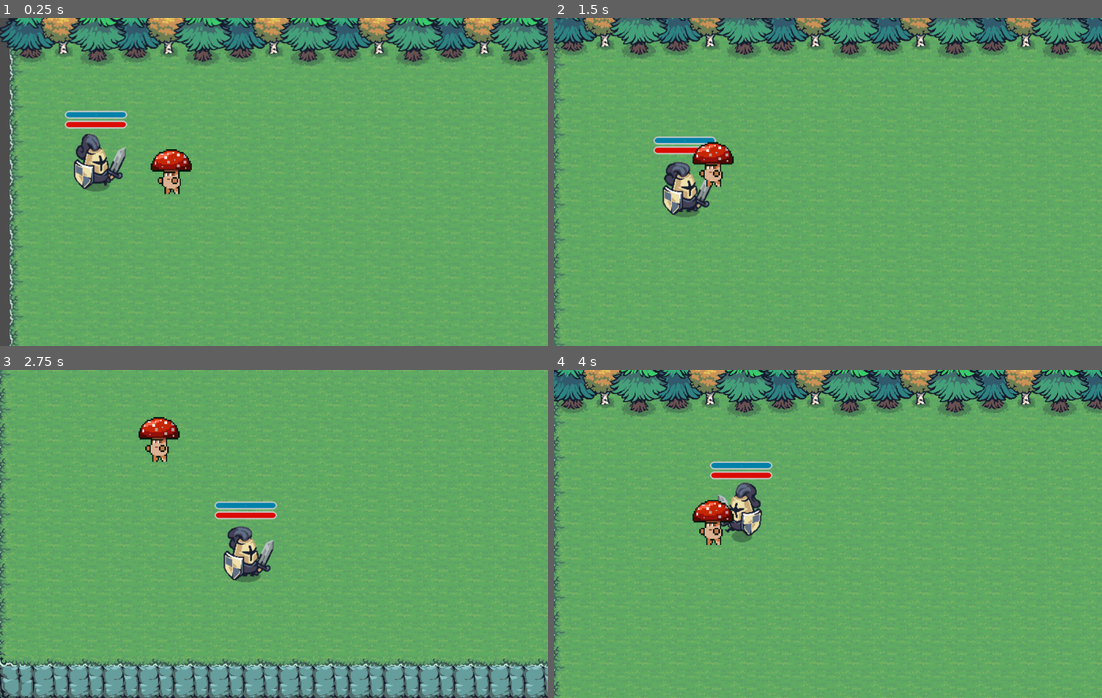
Above: before the commit, frames 1-4 (two rows, left to right).
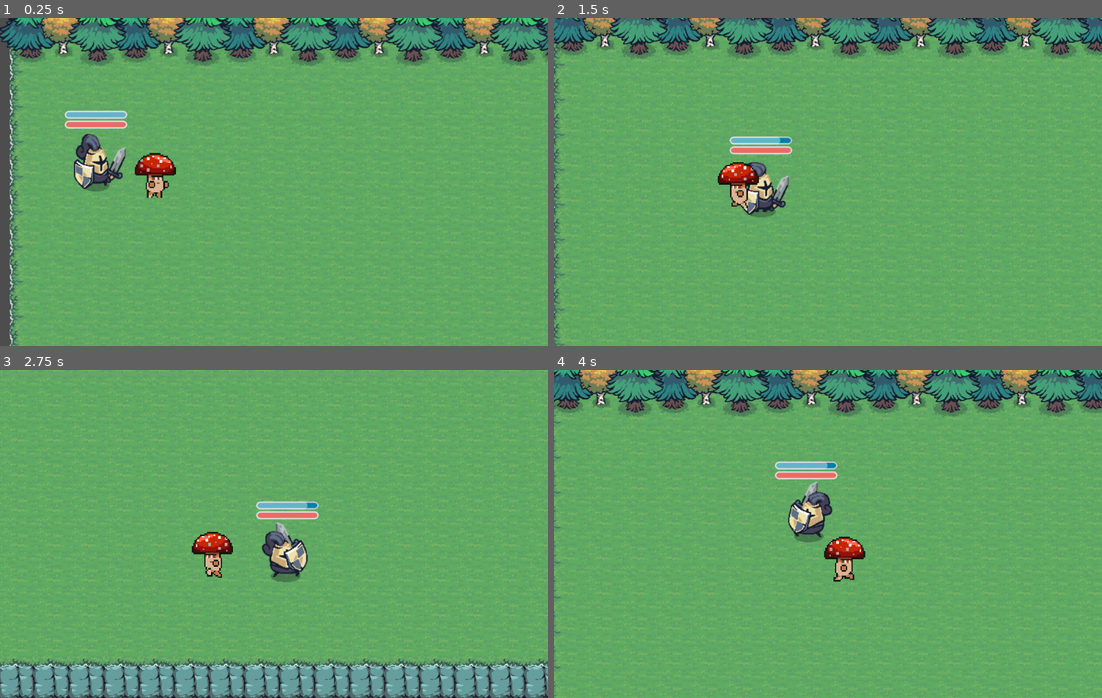
Above: after the commit, the same moments.

Repository: MirkoDiosquez/VideojuegosTP2-Diosquez
Game: Godot game, scene res://node_2d.tscn
The game is run twice, just before and just after one commit, with the same random seed, the same clock (stepped at 60 frames per second) and the same inputs.
Inputs:
- Up to frame 1 (0.25 s): no input
- Up to frame 2 (1.5 s): hold D (move_right) 0.53-1.28 s; hold O (block, bound only after the commit) 0.53-1.28 s; tap P (attack) at 0.6 s; hold S (move_down) from 1.28 s (still down); tap O (block, bound only after the commit) at 1.35 s
- Up to frame 3 (2.75 s): tap P (attack) at 1.55, 2.1 s; release S (move_down) at 2.03 s; hold D (move_right) from 2.03 s (still down); hold O (block, bound only after the commit) from 2.03 s (still down)
- Up to frame 4 (4 s): release D (move_right) at 2.78 s; release O (block, bound only after the commit) at 2.78 s; hold W (move_up) 2.78-3.53 s; tap O (block, bound only after the commit) at 2.85 s; tap P (attack) at 3.05, 3.6 s; hold A (move_left) from 3.53 s (still down); hold O (block, bound only after the commit) from 3.53 s (still down)

The runs differ from the first frame. In frame 1, 1.4% of the frame differs, in the area x 11-35%, y 28-55%; in frame 2, 4.2%; in frame 3, 6.6%; in frame 4, 11%, in the area x 0-100%, y 0-100%.

Commit message:
Subo los cambios hechos en casa

Diff:
--- a/beatem-up-db/boss.tscn
+++ b/beatem-up-db/boss.tscn
@@ -383,7 +383,7 @@
 }],
 "loop": true,
 "name": &"boss_attack1",
-"speed": 10.0
+"speed": 8.0
 }, {
 "frames": [{
 "duration": 1.0,
@@ -609,18 +609,15 @@
 [node name="boss" type="CharacterBody2D" unique_id=719855490]
 
 [node name="CollisionShape2D" type="CollisionShape2D" parent="." unique_id=1477948202]
-visible = false
 position = Vector2(0, 11)
 shape = SubResource("CapsuleShape2D_o1i15")
 
 [node name="AnimatedSprite2D" type="AnimatedSprite2D" parent="." unique_id=820736886]
 sprite_frames = SubResource("SpriteFrames_03wqa")
 animation = &"boss_attack1"
-frame = 8
-frame_progress = 0.025110014
+frame_progress = 0.5027233
 
 [node name="DamageZone" type="Area2D" parent="." unique_id=877895226]
-visible = false
 
 [node name="CollisionShape2D" type="CollisionShape2D" parent="DamageZone" unique_id=1857985057]
 position = Vector2(0, 13)
@@ -628,9 +625,8 @@
 debug_color = Color(0.7994889, 0.0005032551, 0.8002039, 0.41960785)
 
 [node name="AttackZone" type="Area2D" parent="." unique_id=1749137718]
-visible = false
+position = Vector2(49, 8)
 
 [node name="CollisionShape2D" type="CollisionShape2D" parent="AttackZone" unique_id=1777210820]
-position = Vector2(49, 8)
 shape = SubResource("CapsuleShape2D_kvofc")
 debug_color = Color(0.99215686, 0, 0, 0.41960785)
--- /dev/null
+++ b/beatem-up-db/enemigo_lvl_1.gd
@@ -0,0 +1,150 @@
+extends CharacterBody2D
+
+@onready var anim = $AnimatedSprite2D
+@onready var sight_area = $DetectionArea
+@onready var attack_area = $AttackZone
+@onready var attack_cooldown = $Cooldown
+
+const SPEED = 180.0
+const PATROL_SPEED = 90.0
+const MAX_HEALTH = 25
+const ATTACK_DAMAGE = 10
+const ATTACK_DISTANCE = 40
+
+var current_health = MAX_HEALTH
+var player = null
+var in_sight = false
+var in_range = false
+var is_attacking = false
+var is_hit = false
+var is_dead = false
+var can_attack = true
+var patrol_direction = Vector2.RIGHT
+var patrol_timer = 0.0
+var last_direction_x = 1.0
+
+const PATROL_CHANGE_TIME = 2.0
+
+func _ready() -> void:
+	attack_cooldown.timeout.connect(_on_attack_cooldown_timeout)
+	patrol_direction = [Vector2.RIGHT, Vector2.LEFT, Vector2.UP, Vector2.DOWN].pick_random()
+
+	sight_area.body_entered.connect(_on_sight_area_body_entered)
+	sight_area.body_exited.connect(_on_sight_area_body_exited)
+
+	attack_area.body_entered.connect(_on_attack_area_body_entered)
+	attack_area.body_exited.connect(_on_attack_area_body_exited)
+
+	anim.animation_finished.connect(_on_animation_finished)
+
+func _physics_process(delta: float) -> void:
+	if is_dead or is_attacking or is_hit:
+		return
+
+	position.x = clamp(position.x, 15, 10000000)
+	position.y = clamp(position.y, 110, 670)
+
+	if in_sight and player != null:
+		if in_range and can_attack:
+			_attack()
+		else:
+			_follow()
+	else:
+		_patrol(delta)
+
+	move_and_slide()
+
+func _follow() -> void:
+	var direction = (player.global_position - global_position).normalized()
+	var dist = global_position.distance_to(player.global_position)
+
+	if dist < ATTACK_DISTANCE:
+		velocity = Vector2.ZERO
+	else:
+		velocity = direction * SPEED
+
+	if direction.x != 0:
+		last_direction_x = sign(direction.x)
+
+	anim.flip_h = last_direction_x < 0
+	attack_area.position.x = abs(attack_area.position.x) * last_direction_x
+
+	anim.play("enemy_run")
+
+func _patrol(delta: float) -> void:
+	patrol_timer += delta
+
+	if patrol_timer >= PATROL_CHANGE_TIME:
+		patrol_timer = 0.0
+		patrol_direction = [Vector2.RIGHT, Vector2.LEFT, Vector2.UP, Vector2.DOWN].pick_random()
+
+	velocity = patrol_direction * PATROL_SPEED
+
+	if patrol_direction.x != 0:
+		last_direction_x = sign(patrol_direction.x)
+
+	anim.flip_h = last_direction_x < 0
+	attack_area.position.x = abs(attack_area.position.x) * last_direction_x
+
+	anim.play("enemy_run")
+
+func _attack() -> void:
+	is_attacking = true
+	can_attack = false
+	velocity = Vector2.ZERO
+	anim.flip_h = last_direction_x < 0
+
+	anim.play("enemy_attack")
+	attack_cooldown.start()
+
+func take_damage(amount: int) -> void:
+	if is_dead:
+		return
+
+	current_health -= amount
+	current_health = max(current_health, 0)
+
+	if current_health <= 0:
+		_die()
+	else:
+		is_hit = true
+		velocity = Vector2.ZERO
+		anim.play("enemy_hited")
+
+func _die() -> void:
+	is_dead = true
+	velocity = Vector2.ZERO
+	anim.play("enemy_dead")
+
+func _on_animation_finished() -> void:
+	if anim.animation == "enemy_attack":
+		is_attacking = false
+		if player != null:
+			player.take_damage(ATTACK_DAMAGE)
+
+	elif anim.animation == "enemy_hited":
+		is_hit = false
+
+	elif anim.animation == "enemy_dead":
+		queue_free()
+
+func _on_sight_area_body_entered(body: Node) -> void:
+	if body is CharacterBody2D and body.has_method("take_damage"):
+		player = body
+		in_sight = true
+
+func _on_sight_area_body_exited(body: Node) -> void:
+	if body is CharacterBody2D and body.has_method("take_damage"):
+		player = null
+		in_sight = false
+
+func _on_attack_area_body_entered(body: Node) -> void:
+	if body is CharacterBody2D and body.has_method("take_damage"):
+		in_range = true
+
+func _on_attack_area_body_exited(body: Node) -> void:
+	if body is CharacterBody2D and body.has_method("take_damage"):
+		in_range = false
+
+func _on_attack_cooldown_timeout() -> void:
+	can_attack = true
--- a/beatem-up-db/enemigo_lvl_1.tscn
+++ b/beatem-up-db/enemigo_lvl_1.tscn
@@ -1,8 +1,10 @@
 [gd_scene format=3 uid="uid://bnujildrdsr2b"]
 
 [ext_resource type="Texture2D" uid="uid://c3w486mfd8jqr" path="res://Assets/Forest_Monsters_FREE/Mushroom/Mushroom with VFX/Mushroom-Attack.png" id="1_ovvfi"]
+[ext_resource type="Script" uid="uid://d3wbx0kurhlot" path="res://enemigo_lvl_1.gd" id="1_v7y0v"]
 [ext_resource type="Texture2D" uid="uid://kmdebjjrfow6" path="res://Assets/Forest_Monsters_FREE/Mushroom/Mushroom with VFX/Mushroom-Hit.png" id="2_o8768"]
 [ext_resource type="Texture2D" uid="uid://b7wkevl136g4x" path="res://Assets/Forest_Monsters_FREE/Mushroom/Mushroom with VFX/Mushroom-Idle.png" id="2_ovvfi"]
+[ext_resource type="Texture2D" uid="uid://bsysrqt703eeg" path="res://Assets/Forest_Monsters_FREE/Mushroom/Mushroom with VFX/Mushroom-Die.png" id="3_qq0wy"]
 [ext_resource type="Texture2D" uid="uid://dt0ngo8e8ebp5" path="res://Assets/Forest_Monsters_FREE/Mushroom/Mushroom with VFX/Mushroom-Run.png" id="4_v7y0v"]
 
 [sub_resource type="CapsuleShape2D" id="CapsuleShape2D_qq0wy"]
@@ -49,6 +51,66 @@
 atlas = ExtResource("1_ovvfi")
 region = Rect2(720, 0, 80, 64)
 
+[sub_resource type="AtlasTexture" id="AtlasTexture_qn5u5"]
+atlas = ExtResource("3_qq0wy")
+region = Rect2(0, 0, 80, 64)
+
+[sub_resource type="AtlasTexture" id="AtlasTexture_fcosi"]
+atlas = ExtResource("3_qq0wy")
+region = Rect2(80, 0, 80, 64)
+
+[sub_resource type="AtlasTexture" id="AtlasTexture_5qmck"]
+atlas = ExtResource("3_qq0wy")
+region = Rect2(160, 0, 80, 64)
+
+[sub_resource type="AtlasTexture" id="AtlasTexture_s6oqr"]
+atlas = ExtResource("3_qq0wy")
+region = Rect2(240, 0, 80, 64)
+
+[sub_resource type="AtlasTexture" id="AtlasTexture_23ovm"]
+atlas = ExtResource("3_qq0wy")
+region = Rect2(320, 0, 80, 64)
+
+[sub_resource type="AtlasTexture" id="AtlasTexture_aownm"]
+atlas = ExtResource("3_qq0wy")
+region = Rect2(400, 0, 80, 64)
+
+[sub_resource type="AtlasTexture" id="AtlasTexture_ipjkj"]
+atlas = ExtResource("3_qq0wy")
+region = Rect2(480, 0, 80, 64)
+
+[sub_resource type="AtlasTexture" id="AtlasTexture_g3p4e"]
+atlas = ExtResource("3_qq0wy")
+region = Rect2(560, 0, 80, 64)
+
+[sub_resource type="AtlasTexture" id="AtlasTexture_hey7s"]
+atlas = ExtResource("3_qq0wy")
+region = Rect2(640, 0, 80, 64)
+
+[sub_resource type="AtlasTexture" id="AtlasTexture_54om1"]
+atlas = ExtResource("3_qq0wy")
+region = Rect2(720, 0, 80, 64)
+
+[sub_resource type="AtlasTexture" id="AtlasTexture_lae6e"]
+atlas = ExtResource("3_qq0wy")
+region = Rect2(800, 0, 80, 64)
+
+[sub_resource type="AtlasTexture" id="AtlasTexture_yvj8e"]
+atlas = ExtResource("3_qq0wy")
+region = Rect2(880, 0, 80, 64)
+
+[sub_resource type="AtlasTexture" id="AtlasTexture_2hxbg"]
+atlas = ExtResource("3_qq0wy")
+region = Rect2(960, 0, 80, 64)
+
+[sub_resource type="AtlasTexture" id="AtlasTexture_anhx6"]
+atlas = ExtResource("3_qq0wy")
+region = Rect2(1040, 0, 80, 64)
+
+[sub_resource type="AtlasTexture" id="AtlasTexture_0hy5c"]
+atlas = ExtResource("3_qq0wy")
+region = Rect2(1120, 0, 80, 64)
+
 [sub_resource type="AtlasTexture" id="AtlasTexture_y0xqc"]
 atlas = ExtResource("2_o8768")
 region = Rect2(0, 0, 80, 64)
@@ -162,8 +224,58 @@
 "duration": 1.0,
 "texture": SubResource("AtlasTexture_kgwtg")
 }],
-"loop": true,
-"name": &"enemy_atack",
+"loop": false,
+"name": &"enemy_attack",
+"speed": 15.0
+}, {
+"frames": [{
+"duration": 1.0,
+"texture": SubResource("AtlasTexture_qn5u5")
+}, {
+"duration": 1.0,
+"texture": SubResource("AtlasTexture_fcosi")
+}, {
+"duration": 1.0,
+"texture": SubResource("AtlasTexture_5qmck")
+}, {
+"duration": 1.0,
+"texture": SubResource("AtlasTexture_s6oqr")
+}, {
+"duration": 1.0,
+"texture": SubResource("AtlasTexture_23ovm")
+}, {
+"duration": 1.0,
+"texture": SubResource("AtlasTexture_aownm")
+}, {
+"duration": 1.0,
+"texture": SubResource("AtlasTexture_ipjkj")
+}, {
+"duration": 1.0,
+"texture": SubResource("AtlasTexture_g3p4e")
+}, {
+"duration": 1.0,
+"texture": SubResource("AtlasTexture_hey7s")
+}, {
+"duration": 1.0,
+"texture": SubResource("AtlasTexture_54om1")
+}, {
+"duration": 1.0,
+"texture": SubResource("AtlasTexture_lae6e")
+}, {
+"duration": 1.0,
+"texture": SubResource("AtlasTexture_yvj8e")
+}, {
+"duration": 1.0,
+"texture": SubResource("AtlasTexture_2hxbg")
+}, {
+"duration": 1.0,
+"texture": SubResource("AtlasTexture_anhx6")
+}, {
+"duration": 1.0,
+"texture": SubResource("AtlasTexture_0hy5c")
+}],
+"loop": false,
+"name": &"enemy_dead",
 "speed": 10.0
 }, {
 "frames": [{
@@ -182,7 +294,7 @@
 "duration": 1.0,
 "texture": SubResource("AtlasTexture_fl57n")
 }],
-"loop": true,
+"loop": false,
 "name": &"enemy_hited",
 "speed": 10.0
 }, {
@@ -250,18 +362,25 @@
 radius = 19.0
 height = 50.0
 
+[sub_resource type="CircleShape2D" id="CircleShape2D_ovvfi"]
+radius = 136.0588
+
 [node name="enemigoLvl1" type="CharacterBody2D" unique_id=141286209]
+collision_layer = 2
+collision_mask = 0
+script = ExtResource("1_v7y0v")
 
 [node name="CollisionShape2D" type="CollisionShape2D" parent="." unique_id=1303486032]
-position = Vector2(-0.5, 43)
+position = Vector2(0, 43)
 shape = SubResource("CapsuleShape2D_qq0wy")
 
 [node name="AnimatedSprite2D" type="AnimatedSprite2D" parent="." unique_id=190727425]
 texture_filter = 1
 scale = Vector2(2.5, 2.55)
 sprite_frames = SubResource("SpriteFrames_tu8i2")
-animation = &"enemy_atack"
-frame_progress = 0.6582459
+animation = &"enemy_attack"
+frame = 9
+frame_progress = 1.0
 
 [node name="DamageZone" type="Area2D" parent="." unique_id=169573935]
 
@@ -271,8 +390,21 @@
 debug_color = Color(0.7994889, 0.0005032551, 0.8002039, 0.41960785)
 
 [node name="AttackZone" type="Area2D" parent="." unique_id=567552894]
+position = Vector2(69, 56)
+collision_layer = 8
 
 [node name="CollisionShape2D" type="CollisionShape2D" parent="AttackZone" unique_id=1742868257]
-position = Vector2(-69, 56)
 shape = SubResource("CapsuleShape2D_fcosi")
 debug_color = Color(0.99215686, 0, 0, 0.41960785)
+
+[node name="DetectionArea" type="Area2D" parent="." unique_id=511399572]
+position = Vector2(0, 47)
+collision_layer = 8
+
+[node name="CollisionShape2D" type="CollisionShape2D" parent="DetectionArea" unique_id=998769969]
+shape = SubResource("CircleShape2D_ovvfi")
+debug_color = Color(0.9081127, 0.98069185, 0.99999994, 0.41960785)
+
+[node name="Cooldown" type="Timer" parent="." unique_id=630488593]
+wait_time = 10.0
+one_shot = true
--- a/beatem-up-db/player.gd
+++ b/beatem-up-db/player.gd
@@ -1,14 +1,35 @@
 extends CharacterBody2D
+
 @onready var anim = $AnimatedSprite2D
 @onready var Cooldown = $Cooldown
 @onready var attack_zone = $AttackZone
+@onready var health_bar = $HealthBar
+@onready var shield_bar = $ShieldBar
+@onready var shield_regen_time = $ShieldRegenTime
+
+const maxHealth = 100
+const maxShield = 100
+const regenShield = 1
+const shieldDamageMulti = 2
+const SPEED = 300.0
+
+var currentHealth = maxHealth
+var currentShield = maxShield
+var is_defending = false
 var is_attacking = false
 var can_attack = true
 var aim = Vector2.RIGHT
-const SPEED = 300.0
+var enemies_in_range = []
+
 
 func _ready() -> void:
+	attack_zone.body_entered.connect(_on_attack_zone_body_entered)
+	attack_zone.body_exited.connect(_on_attack_zone_body_exited)
 	anim.animation_finished.connect(_on_animation_finished)
+	health_bar.max_value = maxHealth
+	health_bar.value = currentHealth
+	shield_bar.max_value = maxShield
+	shield_bar.value = currentShield
 
 func _physics_process(delta: float) -> void:
 	var direction = Vector2.ZERO
@@ -18,9 +39,9 @@
 
 	velocity = direction * SPEED
 	move_and_slide()
+
 	position.x = clamp(position.x, 15, 10000000)
 	position.y = clamp(position.y, 110, 670)
-
 
 	if not is_attacking and direction.x != 0:
 		aim = Vector2.RIGHT * sign(direction.x)
@@ -28,20 +49,60 @@
 
 	attack_zone.position.x = abs(attack_zone.position.x) * aim.x
 
-	if Input.is_action_just_pressed("attack") and can_attack and not is_attacking:
+	if Input.is_action_pressed("block") and currentShield > 0:
+		is_defending = true
+		if not is_attacking:
+			anim.play("Guard")
+	else:
+		is_defending = false
+
+	if Input.is_action_just_pressed("attack") and can_attack and not is_attacking and not is_defending:
 		_start_attack()
 		return
 
-	if not is_attacking:
+	if not is_attacking and not is_defending:
 		if direction != Vector2.ZERO:
 			anim.play("Run")
 		else:
 			anim.play("Idle")
 
+func take_damage(amount: int) -> void:
+	if is_defending and currentShield > 0:
+		var shield_damage = amount * shieldDamageMulti
+		currentShield -= shield_damage
+		currentShield = max(currentShield, 0)
+		shield_bar.value = currentShield
+		shield_regen_time.start()
+		if currentShield <= 0:
+			is_defending = false
+	else:
+		currentHealth -= amount
+		currentHealth = max(currentHealth, 0)
+		health_bar.value = currentHealth
+
+	if currentHealth <= 0:
+		_die()
+
+
+
+func _die() -> void:
+	print("Player muerto")
+
+func _on_attack_zone_body_entered(body: Node) -> void:
+	if body.has_method("take_damage") and body != self:
+		enemies_in_range.append(body)
+
+func _on_attack_zone_body_exited(body: Node) -> void:
+	if body.has_method("take_damage"):
+		enemies_in_range.erase(body)
+
 func _start_attack() -> void:
 	is_attacking = true
 	can_attack = false
 	anim.play("Ataque")
+	for enemy in enemies_in_range:
+		if is_instance_valid(enemy):
+			enemy.take_damage(10)
 
 func _on_animation_finished() -> void:
 	if anim.animation == "Ataque":
@@ -51,5 +112,9 @@
 func _on_cooldown_timeout() -> void:
 	can_attack = true
 
-	attack_zone.position.x = abs(attack_zone.position.x) * aim.x
-	print("aim: ", aim, " | attack_zone.x: ", attack_zone.position.x)
+func _on_shield_regen_time_timeout() -> void:
+	if currentShield < maxShield:
+		currentShield = min(currentShield + regenShield, maxShield)
+		shield_bar.value = currentShield
+		if currentShield < maxShield:
+			shield_regen_time.start()
--- a/beatem-up-db/player.tscn
+++ b/beatem-up-db/player.tscn
@@ -8,7 +8,7 @@
 
 [sub_resource type="CapsuleShape2D" id="CapsuleShape2D_jm5j8"]
 radius = 20.0
-height = 58.0
+height = 82.0
 
 [sub_resource type="AtlasTexture" id="AtlasTexture_2hs0m"]
 atlas = ExtResource("1_i3pqv")
@@ -146,7 +146,7 @@
 }],
 "loop": true,
 "name": &"Guard",
-"speed": 5.0
+"speed": 10.0
 }, {
 "frames": [{
 "duration": 1.0,
@@ -202,7 +202,7 @@
 }]
 
 [sub_resource type="CircleShape2D" id="CircleShape2D_hqtel"]
-radius = 18.027756
+radius = 21.0
 
 [sub_resource type="CapsuleShape2D" id="CapsuleShape2D_sweqy"]
 radius = 18.0
@@ -230,35 +230,33 @@
 corner_radius_bottom_right = 10
 corner_radius_bottom_left = 10
 
-[sub_resource type="StyleBoxTexture" id="StyleBoxTexture_2hs0m"]
-
 [node name="Player" type="CharacterBody2D" unique_id=265720657]
+collision_mask = 0
 motion_mode = 1
 script = ExtResource("1_hqtel")
 
 [node name="CollisionShape2D" type="CollisionShape2D" parent="." unique_id=1187239854]
+position = Vector2(0, -5)
 shape = SubResource("CapsuleShape2D_jm5j8")
-metadata/_edit_lock_ = true
 
 [node name="AnimatedSprite2D" type="AnimatedSprite2D" parent="." unique_id=1402629293]
 position = Vector2(1, 0)
 sprite_frames = SubResource("SpriteFrames_dx0e4")
 animation = &"Guard"
-frame = 3
-frame_progress = 0.59128886
+frame_progress = 0.060417067
 metadata/_edit_lock_ = true
 
 [node name="DamageZone" type="Area2D" parent="." unique_id=608563989]
-visible = false
 
 [node name="CollisionShape2D" type="CollisionShape2D" parent="DamageZone" unique_id=640608244]
-visible = false
 shape = SubResource("CircleShape2D_hqtel")
 debug_color = Color(0.79882944, 0.0013212854, 0.9092923, 0.41960785)
 
 [node name="AttackZone" type="Area2D" parent="." unique_id=47018021]
-visible = false
 position = Vector2(51, 0)
+disable_mode = 1
+collision_layer = 4
+collision_mask = 2
 
 [node name="CollisionShape2D" type="CollisionShape2D" parent="AttackZone" unique_id=1455315824]
 shape = SubResource("CapsuleShape2D_sweqy")
@@ -277,13 +275,14 @@
 position_smoothing_enabled = true
 position_smoothing_speed = 10.0
 
-[node name="GuardBar" type="ProgressBar" parent="." unique_id=1881087043]
+[node name="ShieldBar" type="ProgressBar" parent="." unique_id=1881087043]
 offset_left = -47.0
 offset_top = -82.0
 offset_right = 48.0
 offset_bottom = -70.0
 theme_override_font_sizes/font_size = 1
 theme_override_styles/background = SubResource("StyleBoxFlat_j5n4i")
+show_percentage = false
 
 [node name="HealthBar" type="ProgressBar" parent="." unique_id=325529244]
 offset_left = -47.0
@@ -294,12 +293,7 @@
 theme_override_styles/background = SubResource("StyleBoxFlat_sweqy")
 show_percentage = false
 
-[node name="ProgressBar" type="ProgressBar" parent="." unique_id=98653930]
-offset_left = -24.0
-offset_top = -33.0
-offset_right = 23.0
-offset_bottom = -6.0
-theme_override_font_sizes/font_size = 1
-theme_override_styles/background = SubResource("StyleBoxTexture_2hs0m")
+[node name="ShieldRegenTime" type="Timer" parent="." unique_id=1574316232]
 
 [connection signal="timeout" from="Cooldown" to="." method="_on_cooldown_timeout"]
+[connection signal="timeout" from="ShieldRegenTime" to="." method="_on_shield_regen_time_timeout"]
--- a/beatem-up-db/project.godot
+++ b/beatem-up-db/project.godot
@@ -47,6 +47,11 @@
 "events": [Object(InputEventKey,"resource_local_to_scene":false,"resource_name":"","device":-1,"window_id":0,"alt_press …(192 unchanged characters)…
 ]
 }
+block={
+"deadzone": 0.2,
+"events": [Object(InputEventKey,"resource_local_to_scene":false,"resource_name":"","device":-1,"window_id":0,"alt_pressed":false,"shift_pressed":false,"ctrl_pressed":false,"meta_pressed":false,"pressed":false,"keycode":0,"physical_keycode":79,"key_label":0,"unicode":111,"location":0,"echo":false,"script":null)
+]
+}
 
 [physics]
 
Not shown, added: beatem-up-db/enemigo_lvl_1.gd.uid
